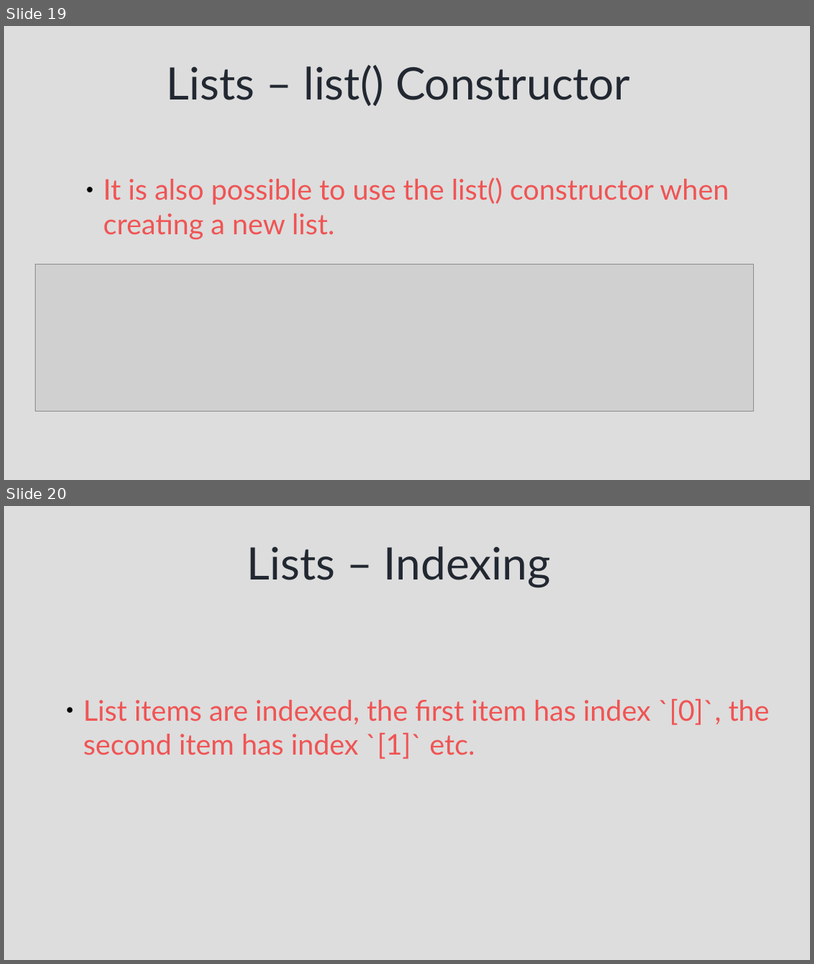
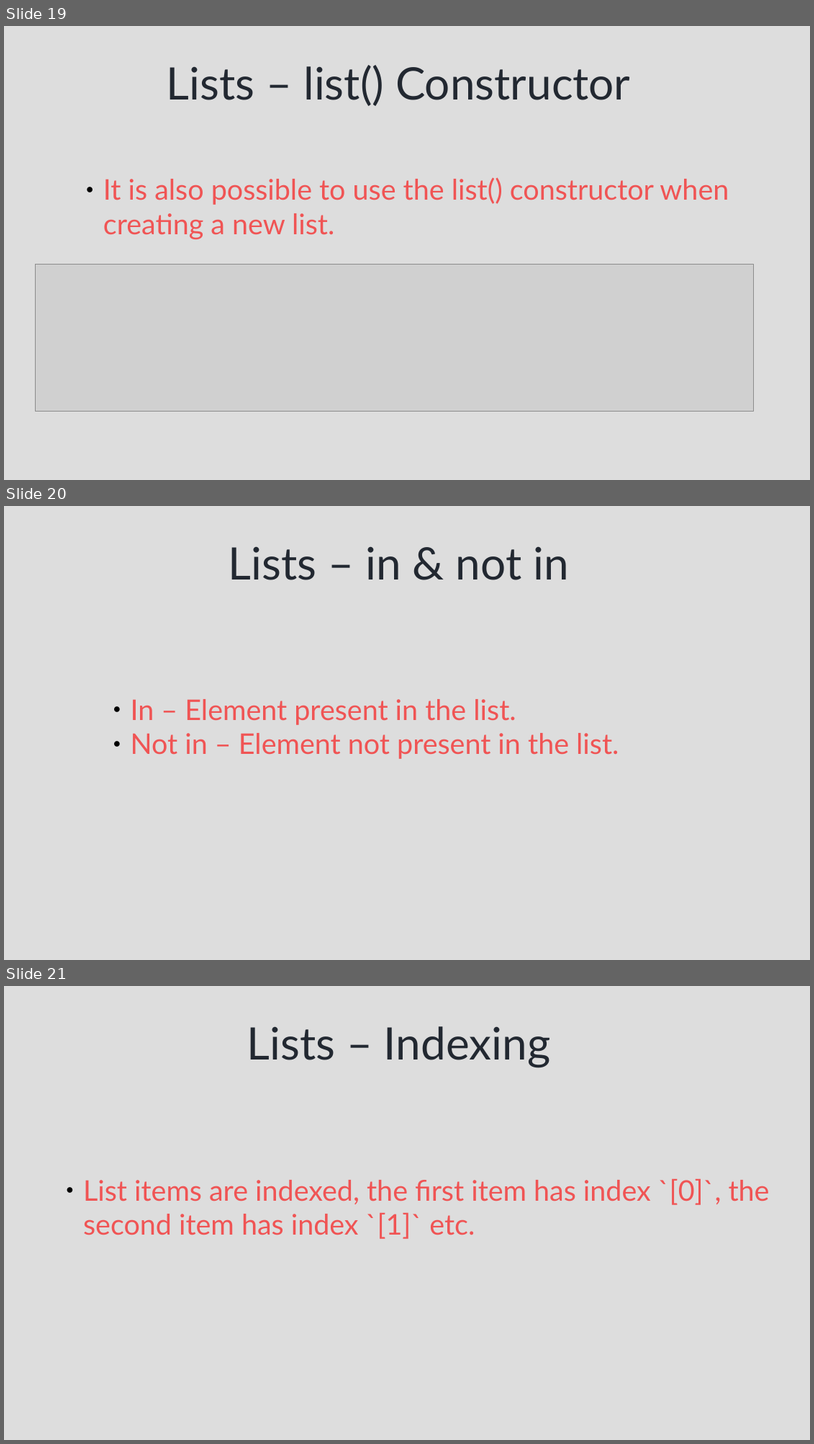
Before and after one commit to syedjafer/learnpythonwithus, a slide deck: session_8_ds_lists.odp. Shown one above the other, each under a label of ours: slides 19 and 20 before the commit, slides 19, 20 and 21 after it. The pictures are 814x964 and 814x1444 pixels, drawn with LibreOffice and Linux fonts; fonts in the diff are those of the drawing; grey boxes stand for pictures. Boxes give left, top, right and bottom in pixels: in the first picture for what was removed or moved away, otherwise in the second. Text is boxed around its words. In the diff, an @@ line names an element or a change of style, - is before the commit and + after.

Commit message:
list

```diff
--- a/session_8_ds_lists.odp
+++ b/session_8_ds_lists.odp
@@ slide 20 added at [4, 506, 810, 960], background #DDDDDD @@
@@ title added at [229, 546, 569, 580], 44 pt, text #222831 @@
+Lists – in & not in
@@ text added at [131, 699, 619, 759], 28 pt, text #F05454 @@
+● In – Element present in the list.
+● Not in – Element not present in the list.
@@ what was slide 20 is now slide 21 @@
```
Also in this commit, not shown: 3 slides changed, 9 other slides added, 6 other files.
